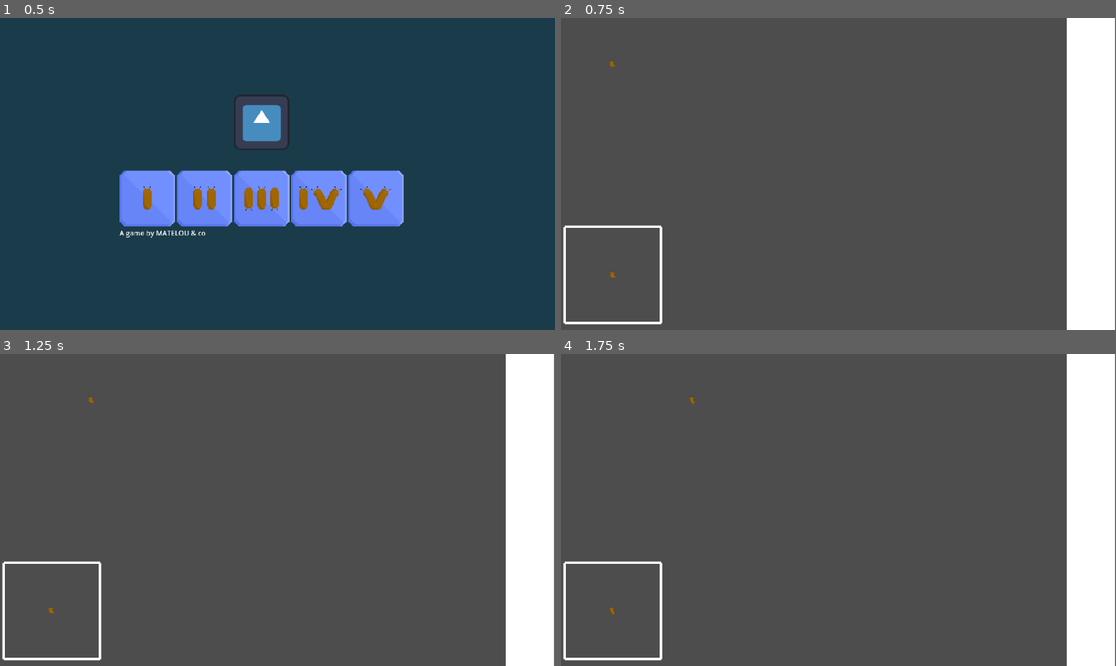
Above: before the commit, frames 1-4 (two rows, left to right).
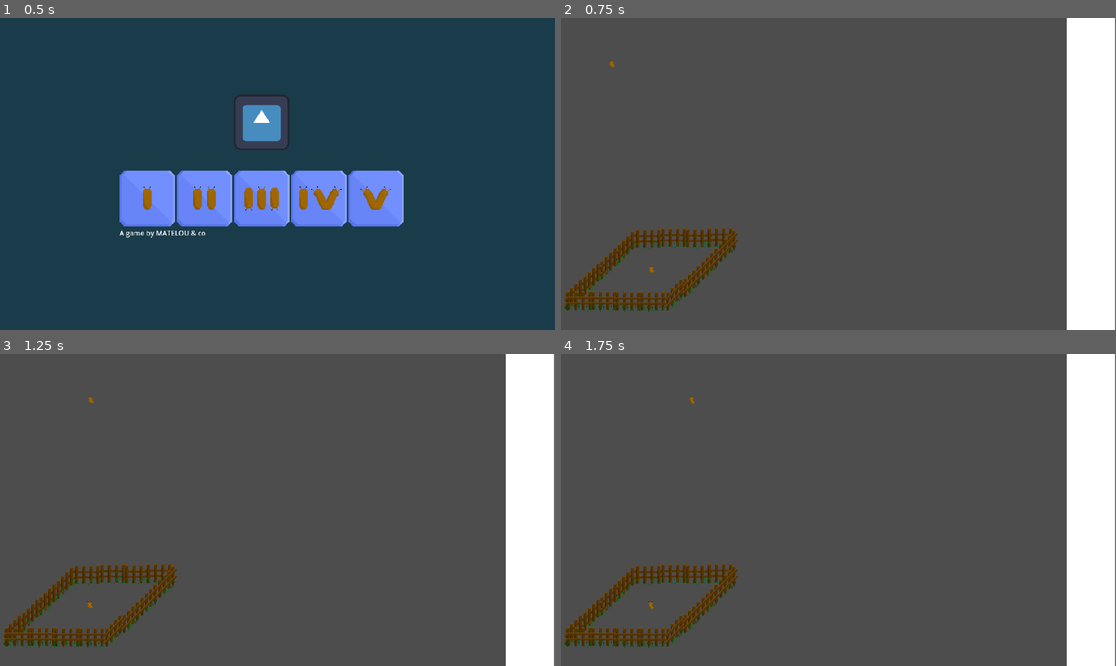
Above: after the commit, the same moments.

Repository: Skyepulse/LudumDare56
Game: Godot game, scene res://Level Scenes/control.tscn
Same seed, same stepped clock (60 frames per second), same inputs: the game is played once before the commit and once after it. The engine's default icon, where the game draws it, is replaced by a stand-in: a white triangle on a blue panel in a dark square.
Inputs (mouse positions are in pixels of both pictures, inside the frame that each line leads up to):
- Up to frame 1 (0.5 s): no input
- Up to frame 2 (0.75 s): click (710, 198) at 0.5 s
- Up to frame 3 (1.25 s): no input
- Up to frame 4 (1.75 s): tap Enter at 1.25 s; move the mouse to (610, 609) at 1.27 s; click (610, 609) at 1.42 s

Frame 1 is identical in both runs. In frame 2, 3.2% of the frame differs, in the area x 0-32%, y 66-99%; in frame 3, 3.2%; in frame 4, 3.2%.

Commit message:
vivier look and collisions overhaul

Diff:
--- a/Level Scenes/Level1.tscn
+++ b/Level Scenes/Level1.tscn
@@ -7,7 +7,7 @@
 [node name="Level1" type="Node2D"]
 
 [node name="Node2D" parent="." instance=ExtResource("1_1lgaw")]
-position = Vector2(108, 534)
+position = Vector2(189, 523)
 
 [node name="Slug" parent="." instance=ExtResource("1_qi1dv")]
 position = Vector2(79, 96)
@@ -15,3 +15,5 @@
 
 [node name="WinningLine" parent="." instance=ExtResource("3_o5yjo")]
 position = Vector2(1100, 323)
+total_needed_points = 100
+time_to_win = 300
--- a/PrefabScenes/vivier.tscn
+++ b/PrefabScenes/vivier.tscn
@@ -1,38 +1,35 @@
-[gd_scene load_steps=4 format=3 uid="uid://4vvxaoggeiqn"]
+[gd_scene load_steps=7 format=3 uid="uid://4vvxaoggeiqn"]
 
 [ext_resource type="Script" path="res://Scripts/animalStack.gd" id="1_m35fy"]
+[ext_resource type="Texture2D" uid="uid://ckbvs4ne37hr3" path="res://Sprites/viver_back.png" id="2_jd4b3"]
+[ext_resource type="Texture2D" uid="uid://qwpf5m7ieykx" path="res://Sprites/viver_face.png" id="2_m5tyg"]
+[ext_resource type="Texture2D" uid="uid://cr7gk633v8hgg" path="res://Sprites/viver_left.png" id="3_qfr43"]
+[ext_resource type="Texture2D" uid="uid://dbj71qhrnd1k0" path="res://Sprites/viver_right.png" id="4_4s2m2"]
 
 [sub_resource type="RectangleShape2D" id="RectangleShape2D_28xw4"]
 size = Vector2(5, 200)
-
-[sub_resource type="CanvasTexture" id="CanvasTexture_uvtvv"]
 
 [node name="Node2D" type="Node2D"]
 script = ExtResource("1_m35fy")
 
 [node name="Murs" type="Node2D" parent="."]
+position = Vector2(66, 50)
 
 [node name="Mur1" type="StaticBody2D" parent="Murs"]
-position = Vector2(-100, 0)
+position = Vector2(-164, -44)
+rotation = 0.843619
 collision_layer = 2
 
 [node name="CollisionShape2D" type="CollisionShape2D" parent="Murs/Mur1"]
 shape = SubResource("RectangleShape2D_28xw4")
 
-[node name="Sprite2D" type="Sprite2D" parent="Murs/Mur1"]
-scale = Vector2(5, 200)
-texture = SubResource("CanvasTexture_uvtvv")
-
 [node name="Mur2" type="StaticBody2D" parent="Murs"]
-position = Vector2(100, 0)
+position = Vector2(19, -46)
+rotation = 0.802817
 collision_layer = 2
 
 [node name="CollisionShape2D" type="CollisionShape2D" parent="Murs/Mur2"]
 shape = SubResource("RectangleShape2D_28xw4")
-
-[node name="Sprite2D" type="Sprite2D" parent="Murs/Mur2"]
-scale = Vector2(5, 200)
-texture = SubResource("CanvasTexture_uvtvv")
 
 [node name="Mur3" type="StaticBody2D" parent="Murs"]
 position = Vector2(0, -100)
@@ -42,18 +39,77 @@
 [node name="CollisionShape2D" type="CollisionShape2D" parent="Murs/Mur3"]
 shape = SubResource("RectangleShape2D_28xw4")
 
-[node name="Sprite2D" type="Sprite2D" parent="Murs/Mur3"]
-scale = Vector2(5, 200)
-texture = SubResource("CanvasTexture_uvtvv")
-
 [node name="Mur4" type="StaticBody2D" parent="Murs"]
-position = Vector2(0, 100)
+position = Vector2(-127, -2)
 rotation = 1.5708
 collision_layer = 2
 
 [node name="CollisionShape2D" type="CollisionShape2D" parent="Murs/Mur4"]
 shape = SubResource("RectangleShape2D_28xw4")
 
-[node name="Sprite2D" type="Sprite2D" parent="Murs/Mur4"]
-scale = Vector2(5, 200)
-texture = SubResource("CanvasTexture_uvtvv")
+[node name="Sprites" type="Node2D" parent="."]
+position = Vector2(66, 50)
+
+[node name="ViverBack" type="Sprite2D" parent="Sprites"]
+position = Vector2(-44, -138)
+texture = ExtResource("2_jd4b3")
+
+[node name="ViverBack2" type="Sprite2D" parent="Sprites"]
+position = Vector2(9, -140)
+texture = ExtResource("2_jd4b3")
+
+[node name="ViverBack3" type="Sprite2D" parent="Sprites"]
+position = Vector2(60, -139)
+texture = ExtResource("2_jd4b3")
+
+[node name="ViverBack4" type="Sprite2D" parent="Sprites"]
+position = Vector2(105, -141)
+texture = ExtResource("2_jd4b3")
+
+[node name="ViverLeft" type="Sprite2D" parent="Sprites"]
+position = Vector2(-145, -107)
+texture = ExtResource("3_qfr43")
+
+[node name="ViverRight" type="Sprite2D" parent="Sprites"]
+position = Vector2(66, -109)
+texture = ExtResource("4_4s2m2")
+
+[node name="ViverLeft2" type="Sprite2D" parent="Sprites"]
+position = Vector2(-181, -73)
+texture = ExtResource("3_qfr43")
+
+[node name="ViverLeft3" type="Sprite2D" parent="Sprites"]
+position = Vector2(-216, -41)
+texture = ExtResource("3_qfr43")
+
+[node name="ViverLeft4" type="Sprite2D" parent="Sprites"]
+position = Vector2(-253, -8)
+texture = ExtResource("3_qfr43")
+
+[node name="ViverRight2" type="Sprite2D" parent="Sprites"]
+position = Vector2(29, -72)
+texture = ExtResource("4_4s2m2")
+
+[node name="ViverRight3" type="Sprite2D" parent="Sprites"]
+position = Vector2(-8, -36)
+texture = ExtResource("4_4s2m2")
+
+[node name="ViverRight4" type="Sprite2D" parent="Sprites"]
+position = Vector2(-44, -8)
+texture = ExtResource("4_4s2m2")
+
+[node name="ViverFace5" type="Sprite2D" parent="Sprites"]
+position = Vector2(-187, -9)
+texture = ExtResource("2_m5tyg")
+
+[node name="ViverFace6" type="Sprite2D" parent="Sprites"]
+position = Vector2(-136, -9)
+texture = ExtResource("2_m5tyg")
+
+[node name="ViverFace7" type="Sprite2D" parent="Sprites"]
+position = Vector2(-86, -8)
+texture = ExtResource("2_m5tyg")
+
+[node name="ViverFace8" type="Sprite2D" parent="Sprites"]
+position = Vector2(-35, -8)
+texture = ExtResource("2_m5tyg")
Not shown, added: Sprites/viver_back.png.import
Not shown, added: Sprites/viver_face.png.import
Not shown, added: Sprites/viver_left.png.import
Not shown, added: Sprites/viver_right.png.import
